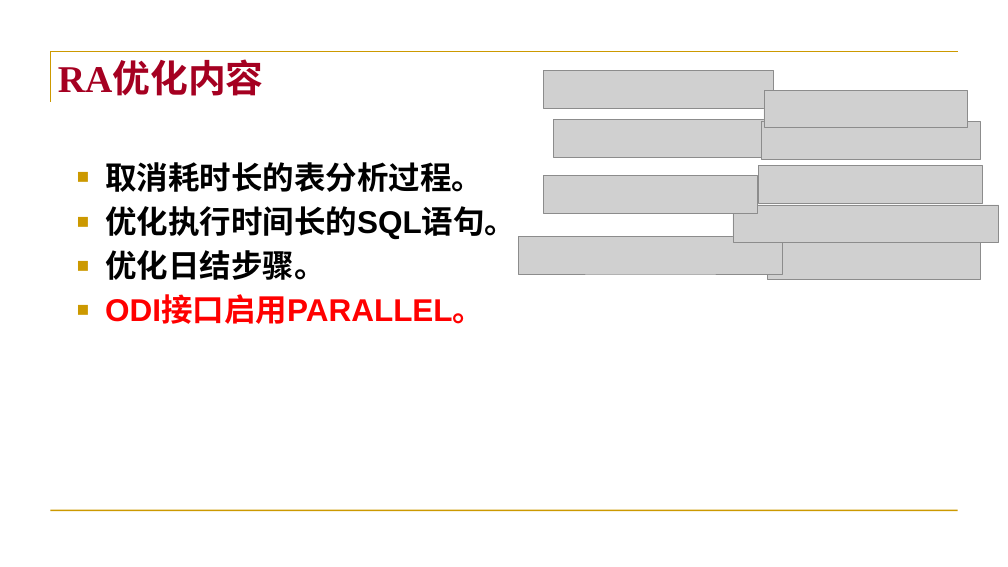
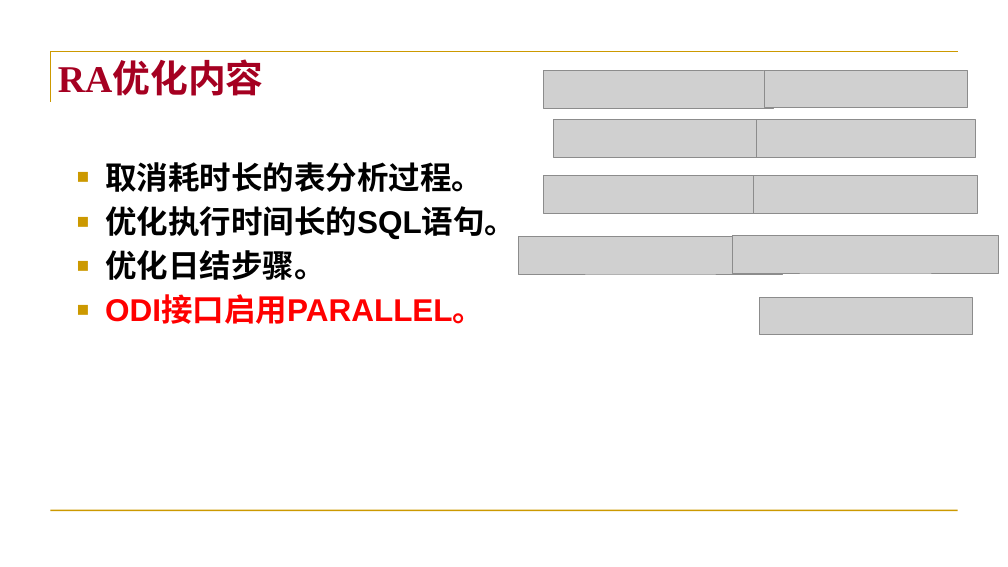
Before and after one commit to tigeryangjin/BBG, a slide deck: slide 5 of 软维组工作汇报/汇报PPT/RA工作汇报_2016-04-25.pptx. Drawn at 1008x567 pixels with LibreOffice and Linux fonts; fonts in the diff are those of the drawing; grey boxes stand for pictures; background and template pictures are left out. Boxes give left, top, right and bottom in pixels: in the first picture for what was removed or moved away, otherwise in the second. Text is boxed around its words. In the diff, an @@ line names an element or a change of style, - is before the commit and + after.

```diff
--- a/软维组工作汇报/汇报PPT/RA工作汇报_2016-04-25.pptx
+++ b/软维组工作汇报/汇报PPT/RA工作汇报_2016-04-25.pptx
@@ picture: place and size @@
-picture at box(765, 90, 968, 128)
+picture at box(765, 70, 968, 108)
@@ picture: place and size @@
-picture at box(761, 122, 980, 160)
+picture at box(756, 119, 975, 157)
@@ picture: place and size @@
-picture at box(759, 166, 983, 203)
+picture at box(754, 175, 978, 213)
@@ picture removed at box(734, 205, 1000, 243) @@
@@ picture: place and size @@
-picture at box(768, 242, 980, 280)
+picture at box(733, 235, 999, 273)
@@ picture added at box(759, 297, 972, 335) @@
```
Also in this commit, not shown: 5 other slides changed, 16 other files.
